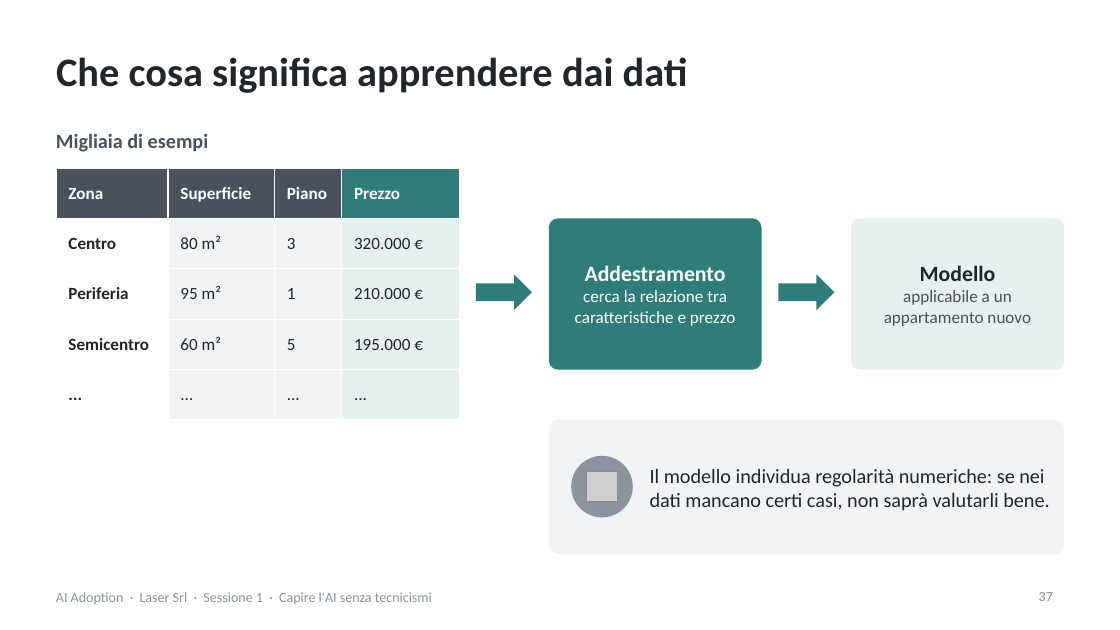
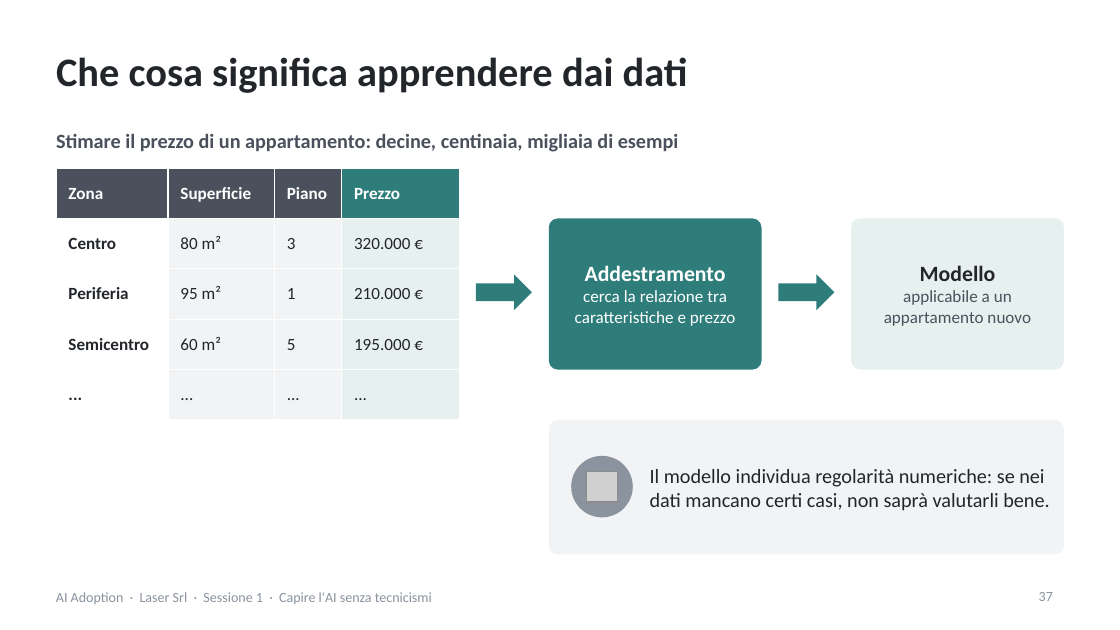
Before and after one commit to NetAi-IT/Formazione-AI-Literacy-Official, a slide deck: slide 37 of Formazioni/2026-10_LaserSrl_AI_Adoption/slide/Sessione1_slide_nuove_Laser.pptx. Drawn at 1120x630 pixels with LibreOffice and Linux fonts; fonts in the diff are those of the drawing; grey boxes stand for pictures. Boxes give left, top, right and bottom in pixels: in the first picture for what was removed or moved away, otherwise in the second. Text is boxed around its words. In the diff, an @@ line names an element or a change of style, - is before the commit and + after.

```diff
--- a/Formazioni/2026-10_LaserSrl_AI_Adoption/slide/Sessione1_slide_nuove_Laser.pptx
+++ b/Formazioni/2026-10_LaserSrl_AI_Adoption/slide/Sessione1_slide_nuove_Laser.pptx
@@ text at (x1=56, y1=134, x2=679, y2=152): text changed @@
-Migliaia di esempi
+Stimare il prezzo di un appartamento: decine, centinaia, migliaia di esempi
```
Also in this commit, not shown: 13 other slides changed, 1 slide added, 2 other files.
